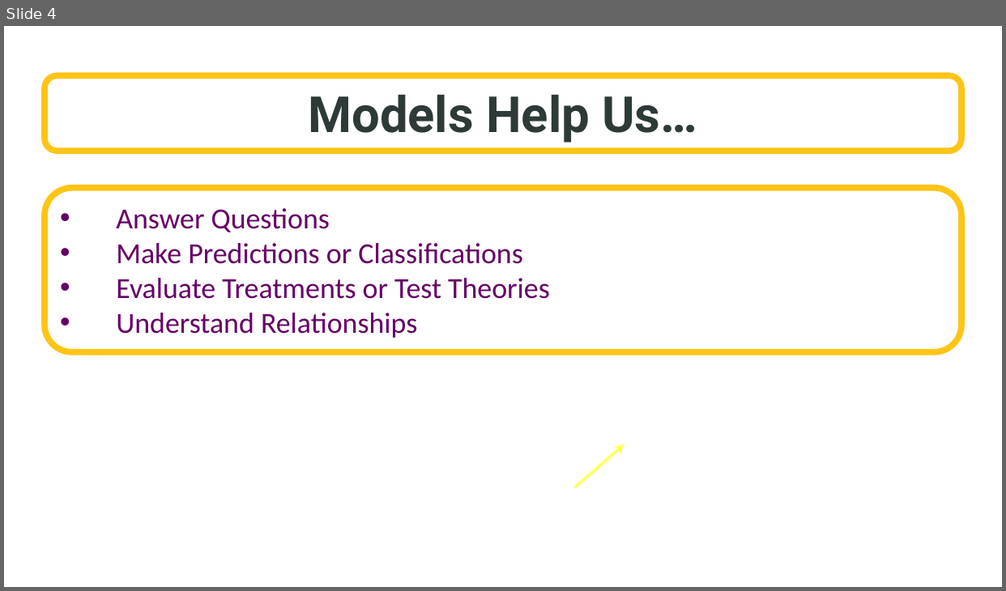
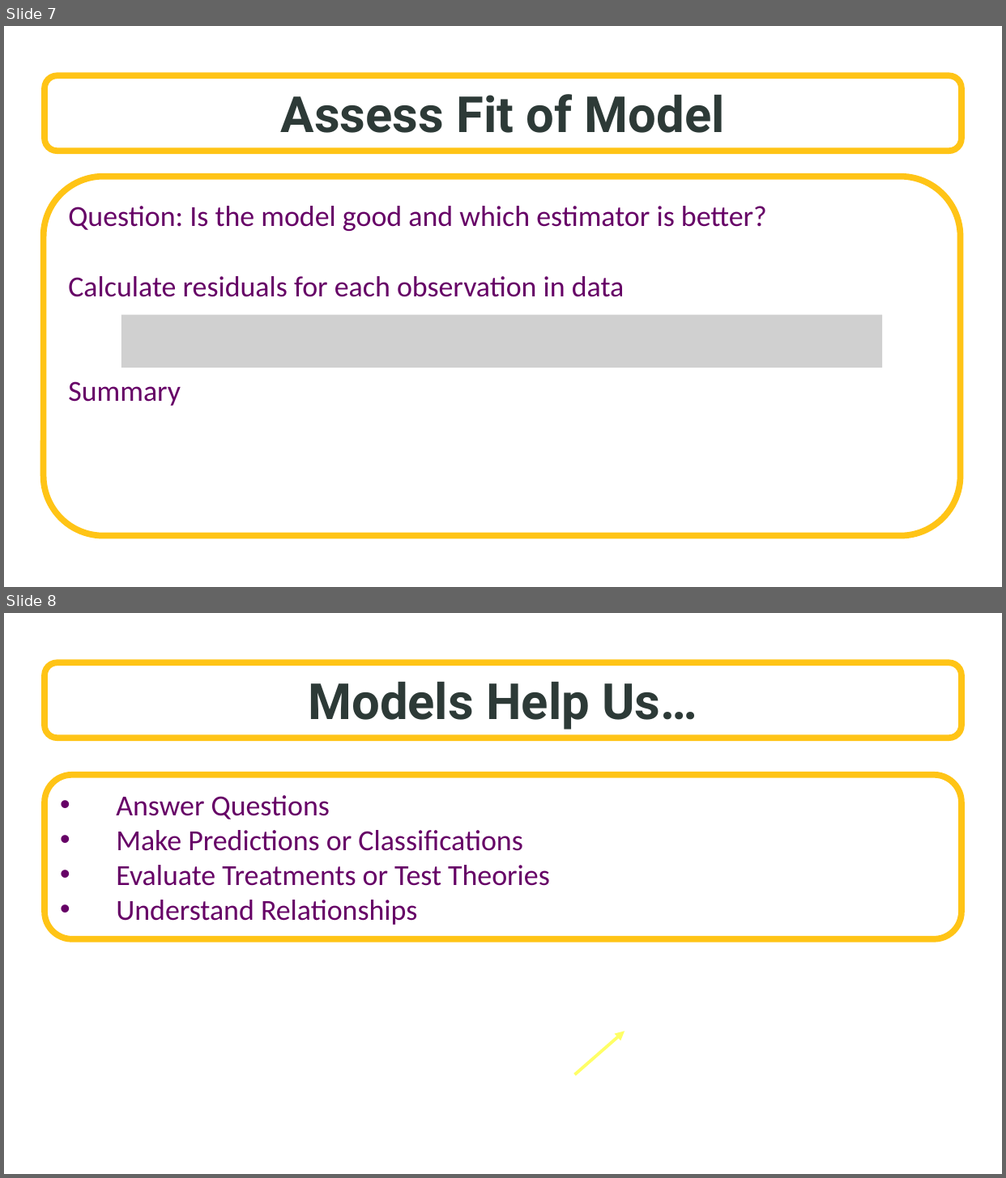
Before and after one commit to SuperMarioGiacomazzo/STOR455_WEBSITE, a slide deck: Lectures/2 - Four Step Process.pptx. Shown one above the other, each under a label of ours: slide 4 before the commit, slides 7 and 8 after it. The pictures are 1006x591 and 1006x1178 pixels, drawn with LibreOffice and Linux fonts; fonts in the diff are those of the drawing; grey boxes stand for pictures; background and template pictures are left out. Boxes give left, top, right and bottom in pixels: in the first picture for what was removed or moved away, otherwise in the second. Text is boxed around its words. In the diff, an @@ line names an element or a change of style, - is before the commit and + after.

```diff
--- a/Lectures/2 - Four Step Process.pptx
+++ b/Lectures/2 - Four Step Process.pptx
@@ slide 7 added at <box>4,26,1002,587</box>, background picture (left out) @@
@@ rounded rectangle added at <box>44,75,961,151</box>, fill #FFFFFF at 70% opacity, outline #FFC416 6 pt, 48 pt, text #2D3A37, bold @@
+Assess Fit of Model
@@ rounded rectangle added at <box>44,177,961,535</box>, fill #FFFFFF, outline #FFC416 6 pt, 28 pt, text #660066 @@
+Question: Is the model good and which estimator is better?
+Calculate residuals for each observation in data
+Summary
@@ picture added at <box>121,315,883,368</box> @@
@@ what was slide 4 is now slide 8 @@
```
Also in this commit, not shown: 1 slide changed, 4 other slides added, 2 slides removed, 18 other files.
